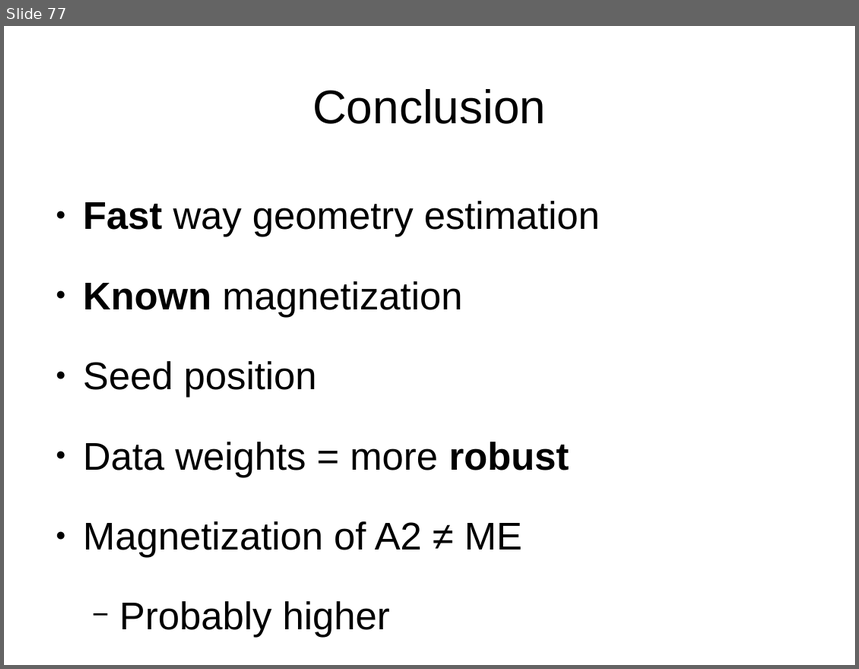
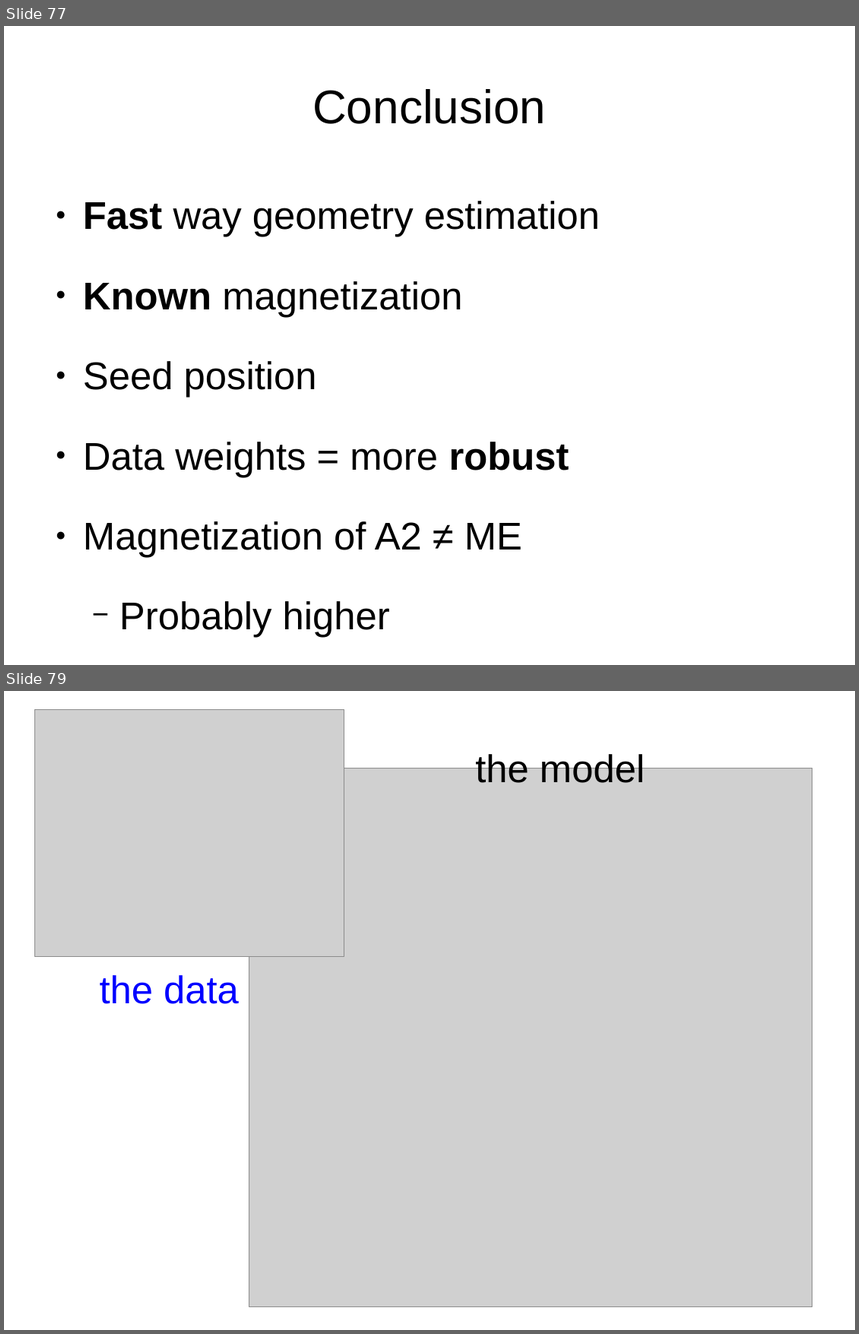
Before and after one commit to leouieda/agu-cancun2013, a slide deck: presentation/uieda_oliveirajr_barbosa.odp. Shown one above the other, each under a label of ours: slide 77 before the commit, slides 77 and 79 after it; the slides between them are not shown. The pictures are 859x669 and 859x1334 pixels, drawn with LibreOffice and Linux fonts; fonts in the diff are those of the drawing; grey boxes stand for pictures. Boxes give left, top, right and bottom in pixels: in the first picture for what was removed or moved away, otherwise in the second. Text is boxed around its words. In the diff, an @@ line names an element or a change of style, - is before the commit and + after.

```diff
--- a/presentation/uieda_oliveirajr_barbosa.odp
+++ b/presentation/uieda_oliveirajr_barbosa.odp
@@ slide 79 added at <box>4,691,855,1330</box>, background #FFFFFF @@
@@ picture added at <box>35,709,344,957</box> @@
@@ text added at <box>475,752,645,783</box>, 36 pt, text #000000 @@
+the model
@@ picture added at <box>249,769,813,1307</box> @@
@@ text added at <box>100,975,239,1004</box>, 36 pt, text #0000FF @@
+the data
```
Also in this commit, not shown: 7 other slides added, 1 slide removed, 8 other files.
